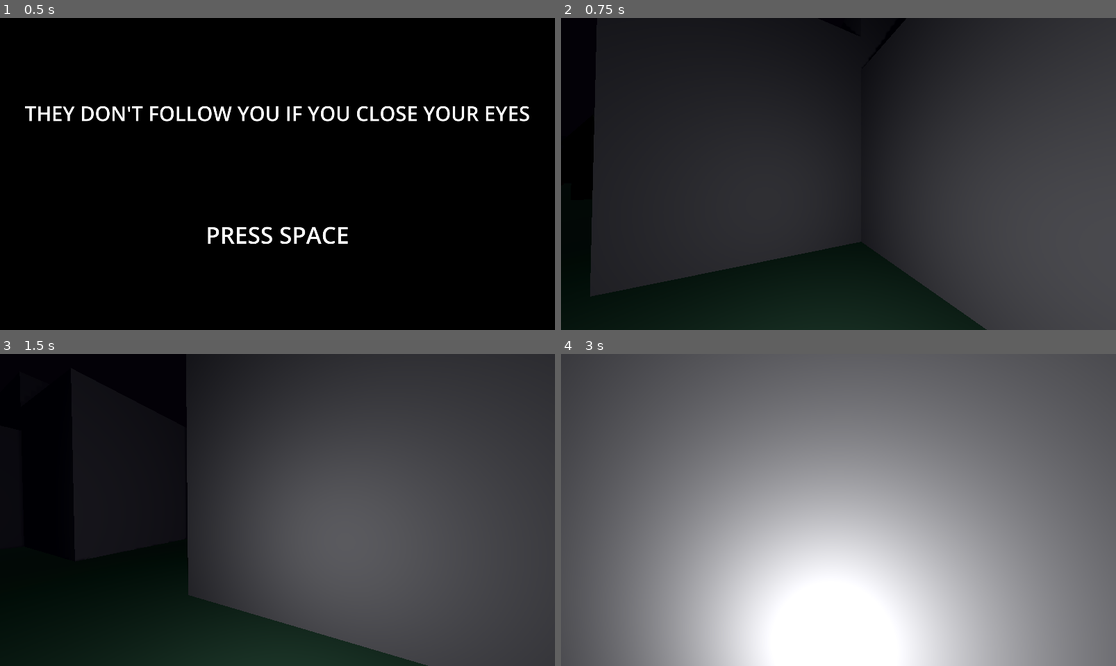
Above: before the commit, frames 1-4 (two rows, left to right).
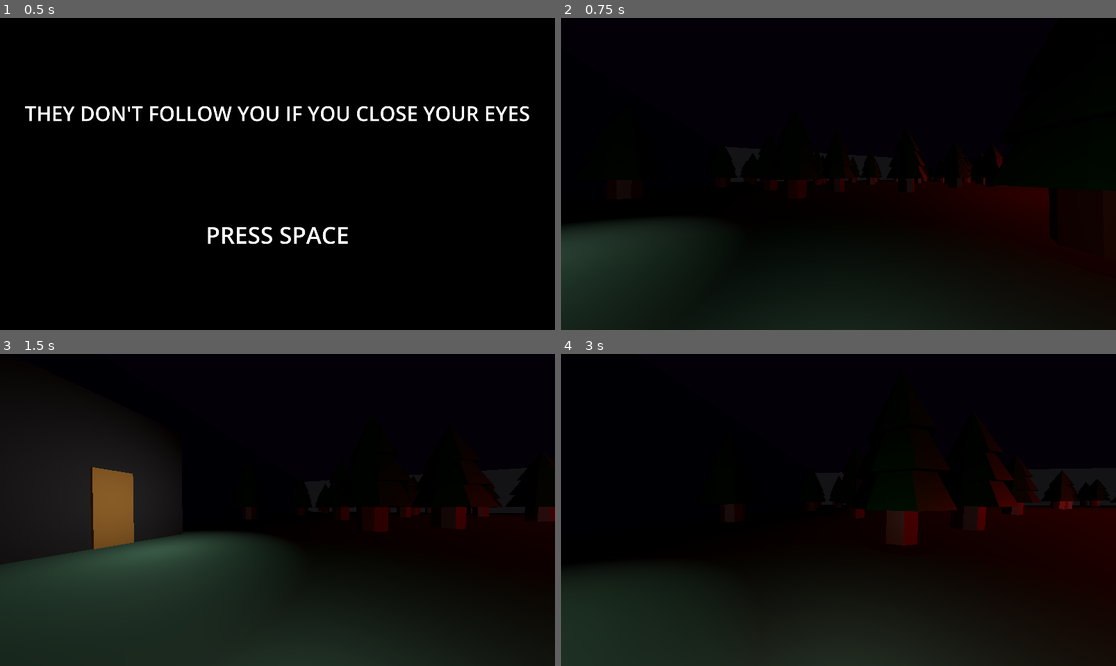
Above: after the commit, the same moments.

Repository: christian-suar/eyes-unseen
Game: Godot game, scene res://scenes/Game.tscn
Two runs of this game, one before a commit and one after it. Both use one fixed random seed, a clock stepped at 60 frames per second and the inputs below. Before the commit the project starts from res://scenes/Area1.tscn. The engine's default icon, where the game draws it, is replaced by a stand-in: a white triangle on a blue panel in a dark square.
Inputs (mouse positions are in pixels of both pictures, inside the frame that each line leads up to):
- Up to frame 1 (0.5 s): no input
- Up to frame 2 (0.75 s): tap Space (jump) at 0.5 s; move the mouse to (866, 174) at 0.52 s; hold W (move_forward) from 0.53 s (still down); tap E (Interact) at 0.6 s
- Up to frame 3 (1.5 s): keep holding W (move_forward); tap Space (jump) at 0.77, 1.25 s; move the mouse to (249, 510) at 1.27 s; tap E (Interact) at 1.35 s
- Up to frame 4 (3 s): keep holding W (move_forward); tap Space (jump) at 1.52, 2.75 s; tap Enter at 2 s; move the mouse to (849, 503) at 2.02 s; click (849, 503) at 2.1 s; tap E (Interact) at 2.3 s; move the mouse to (832, 516) at 2.77 s; tap Shift (sprint) at 2.85 s

Frame 1 is identical in both runs. In frame 2, 70% of the frame differs, in the area x 0-100%, y 0-100%; in frame 3, 70%; in frame 4, 100%.

Commit message:
buttons n stuff actually cease to exist
buttons gone when click
statue gone when all buttons clicked
area gone when left
need to add enemies that rush the player

Diff:
--- a/assets/models/statue.gd
+++ b/assets/models/statue.gd
@@ -5,7 +5,7 @@
 func _process(delta):
 	$OmniLight3D.light_energy = (Globals.craze / (delta*2)) + 1
 #	$OmniLight3D.omni_range = (Globals.craze / (delta*2)) + 50
-	print(Globals.craze)
+	#print(Globals.craze)
 	if Globals.craze >= 2.55:
 		$OmniLight3D.light_energy = 2.55
 		get_tree().quit()
--- a/gds/Globals.gd
+++ b/gds/Globals.gd
@@ -18,7 +18,7 @@
 var rush = false
 
 
-var in_area_2 = false
+var in_area_2 = true
 
 var losing_it = false
 var can_see = false
--- a/gds/Interaction.gd
+++ b/gds/Interaction.gd
@@ -4,11 +4,11 @@
 func _ready():
 	add_exception($"../../..")
 func _process(delta):
-
+	var coll = get_collider()
 
 	if self.is_colliding():
+		coll = get_collider()
 
-		var coll = $".".get_collider()
 		#print(coll)
 		if coll.is_in_group("Interactable"):
 			#print("is in group")
--- a/gds/game.gd
+++ b/gds/game.gd
@@ -36,8 +36,8 @@
 # Called every frame. 'delta' is the elapsed time since the previous frame.
 func _process(_delta):
 	get_tree().call_group("EyeEnemy","update_target_location", player.global_position)
-	if Globals.area2Done:
-		var winscreen = preload("res://scenes/win_screen.tscn").instantiate()
-		get_parent().add_child(winscreen)
-		await get_tree().create_timer(1.0).timeout
-		get_tree().quit()
+	#if Globals.area2Done:
+		#var winscreen = preload("res://scenes/win_screen.tscn").instantiate()
+		#get_parent().add_child(winscreen)
+		#await get_tree().create_timer(1.0).timeout
+		#get_tree().quit()
--- a/project.godot
+++ b/project.godot
@@ -11,7 +11,7 @@
 [application]
 
 config/name="eyes-unseen"
-run/main_scene="res://scenes/Area1.tscn"
+run/main_scene="res://scenes/Game.tscn"
 config/features=PackedStringArray("4.2", "GL Compatibility")
 config/icon="res://icon.svg"
 
--- a/scenes/Area2.gd
+++ b/scenes/Area2.gd
@@ -3,11 +3,10 @@
 func _process(delta):
 	if Globals.area2Button1 and Globals.area2Button2 and Globals.area2Button3:
 		Globals.rush = true
-
-		var enemy = preload("res://scenes/enemy_1.tscn").instantiate()
-		if statue:
-			statue.queue_free()
-
-		if Globals.in_area_2 == false:
+		Globals.area2Done = true
+		#var enemy = preload("res://scenes/enemy_1.tscn").instantiate()
+		if Globals.in_area_2 == false and Globals.area2Done:
 			$"../Area1/Area1NavRegion/building1".queue_free()
 			self.queue_free()
+	if Globals.rush and is_instance_valid(statue):
+		statue.queue_free()
--- a/scenes/Area1.tscn
+++ b/scenes/Game.tscn
@@ -1,20 +1,20 @@
 [gd_scene load_steps=23 format=3 uid="uid://bbigl8dbutoa2"]
 
-[ext_resource type="Script" path="res://gds/game.gd" id="1_ska0y"]
-[ext_resource type="Script" path="res://scenes/Area1.gd" id="2_185gw"]
-[ext_resource type="MeshLibrary" uid="uid://d4jp675fh6xv4" path="res://gas2/BlendModel2.tres" id="2_gua2w"]
-[ext_resource type="PackedScene" uid="uid://dt0yh0ycitwec" path="res://scenes/statue_enemy_1.tscn" id="2_yqd2f"]
-[ext_resource type="PackedScene" uid="uid://dsc5tl8ld5xyo" path="res://scenes/building_1.tscn" id="3_8cyt7"]
-[ext_resource type="PackedScene" uid="uid://doxlf84fpy8ko" path="res://scenes/temp_player.tscn" id="4_vtth7"]
-[ext_resource type="PackedScene" uid="uid://c8fd6mxpxsr8u" path="res://scenes/enemy_1.tscn" id="5_fq4h4"]
-[ext_resource type="Script" path="res://scenes/Area2.gd" id="5_git62"]
-[ext_resource type="PackedScene" uid="uid://d2op6tg68by3e" path="res://scenes/building_2.tscn" id="5_wpv3w"]
-[ext_resource type="PackedScene" uid="uid://dxrbnj85tg60e" path="res://scenes/button1.tscn" id="6_acrob"]
-[ext_resource type="Script" path="res://scenes/button1.gd" id="8_1u2jw"]
-[ext_resource type="PackedScene" uid="uid://in773k2ihjby" path="res://scenes/intro.tscn" id="8_8opor"]
-[ext_resource type="Script" path="res://scenes/button2.gd" id="9_6shv2"]
-[ext_resource type="Script" path="res://scenes/button3.gd" id="10_b74gt"]
-[ext_resource type="PackedScene" uid="uid://c8fi8tbqvl6t8" path="res://scenes/doom.tscn" id="10_scys2"]
+[ext_resource type="Script" path="res://gds/game.gd" id="1_xk7qe"]
+[ext_resource type="Script" path="res://scenes/Area1.gd" id="2_fi1jy"]
+[ext_resource type="PackedScene" uid="uid://dsc5tl8ld5xyo" path="res://scenes/building_1.tscn" id="3_mqlnk"]
+[ext_resource type="MeshLibrary" uid="uid://d4jp675fh6xv4" path="res://gas2/BlendModel2.tres" id="4_xml0p"]
+[ext_resource type="Script" path="res://scenes/Area2.gd" id="5_wkxjj"]
+[ext_resource type="PackedScene" uid="uid://dt0yh0ycitwec" path="res://scenes/statue_enemy_1.tscn" id="6_b5546"]
+[ext_resource type="PackedScene" uid="uid://d2op6tg68by3e" path="res://scenes/building_2.tscn" id="7_iaygp"]
+[ext_resource type="PackedScene" uid="uid://dxrbnj85tg60e" path="res://scenes/button1.tscn" id="8_6gt2b"]
+[ext_resource type="Script" path="res://scenes/button1.gd" id="9_m8lug"]
+[ext_resource type="Script" path="res://scenes/button2.gd" id="10_00tc5"]
+[ext_resource type="Script" path="res://scenes/button3.gd" id="11_01sfw"]
+[ext_resource type="PackedScene" uid="uid://doxlf84fpy8ko" path="res://scenes/temp_player.tscn" id="12_k31i3"]
+[ext_resource type="PackedScene" uid="uid://c8fd6mxpxsr8u" path="res://scenes/enemy_1.tscn" id="13_5s01o"]
+[ext_resource type="PackedScene" uid="uid://in773k2ihjby" path="res://scenes/intro.tscn" id="14_b071v"]
+[ext_resource type="PackedScene" uid="uid://c8fi8tbqvl6t8" path="res://scenes/doom.tscn" id="15_ago0o"]
 
 [sub_resource type="NavigationMesh" id="NavigationMesh_iia8s"]
 vertices = PackedVector3Array(-52, 0.536461, 50.5, -51, 0.536461, 50.5, -50.75, 0.536461, -50.25, -52, 0.536461, -50.5, …(63453 unchanged characters)…
@@ -241,14 +241,13 @@
 [node name="WorldEnvironment" type="WorldEnvironment" parent="."]
 environment = SubResource("Environment_skmeg")
 
-[node name="TempPlayer" parent="." instance=ExtResource("4_vtth7")]
-transform = Transform3D(1, 0, 0, 0, 1, 0, 0, 0, 1, 3.8, 1.05115, 4.42566)
-
-[node name="Enemy1" parent="." instance=ExtResource("5_fq4h4")]
+[node name="TempPlayer" parent="." instance=ExtResource("12_k31i3")]
+transform = Transform3D(1, 0, 0, 0, 1, 0, 0, 0, 1, 80.1, 1.05115, 4.42566)
+
+[node name="Enemy1" parent="." instance=ExtResource("13_5s01o")]
 transform = Transform3D(1, 0, 0, 0, 1, 0, 0, 0, 1, -27.3441, 0.052853, -29.513)
 
 [node name="DirectionalLight3D" type="DirectionalLight3D" parent="."]
-transform = Transform3D(-0.866025, -0.433013, 0.25, 0, 0.5, 0.866025, -0.5, 0.75, -0.433013, 0, 0, 0)
 light_energy = 0.02
 shadow_opacity = 0.75
 directional_shadow_mode = 1
--- a/scenes/button1.gd
+++ b/scenes/button1.gd
@@ -1,6 +1,9 @@
 extends Node3D
 
 func interact():
-	print("intereacted withasfddsffdsaasdafds !!!!!!!!!!!!!!!!!1111")
+	print("buttpon 1 ")
 	Globals.area2Button1 = true
-	self.queue_free()
+	if is_instance_valid($"."):
+		queue_free()
+	else:
+		print("yeah im the problem ")
--- a/scenes/button1.tscn
+++ b/scenes/button1.tscn
@@ -5,19 +5,19 @@
 [sub_resource type="StandardMaterial3D" id="StandardMaterial3D_cfdsa"]
 albedo_color = Color(0.960784, 0.454902, 0.176471, 1)
 
-[node name="button1" type="Node3D"]
+[node name="button1" type="Node3D" groups=["Interactable"]]
 script = ExtResource("1_q6wup")
 
 [node name="CSGCylinder3D" type="CSGCylinder3D" parent="." groups=["Interactable"]]
 use_collision = true
 
-[node name="CSGBox3D" type="CSGBox3D" parent="CSGCylinder3D"]
+[node name="CSGBox3D" type="CSGBox3D" parent="CSGCylinder3D" groups=["Interactable"]]
 transform = Transform3D(1, 0, 0, 0, 1, 0, 0, 0, 1, 0, 0.976019, 0)
 cast_shadow = 0
 size = Vector3(0.5, 0.5, 0.5)
 material = SubResource("StandardMaterial3D_cfdsa")
 
-[node name="SpotLight3D" type="SpotLight3D" parent="."]
+[node name="SpotLight3D" type="SpotLight3D" parent="." groups=["Interactable"]]
 transform = Transform3D(1, 0, 0, 0, -0.00146608, 0.999999, 0, -0.999999, -0.00146608, 0, 6.98082, 0)
 light_energy = 4.0
 light_indirect_energy = 2.0
--- a/scenes/button2.gd
+++ b/scenes/button2.gd
@@ -2,6 +2,9 @@
 
 
 func interact():
-	print("intereacted withasfddsffdsaasdafds !!!!!!!!!!!!!!!!!1111")
+	print("button 2")
 	Globals.area2Button2 = true
-	self.queue_free()
+	if is_instance_valid($"."):
+		queue_free()
+	else:
+		print("yeah im the problem ")
--- a/scenes/button3.gd
+++ b/scenes/button3.gd
@@ -2,6 +2,9 @@
 
 
 func interact():
-	print("intereacted withasfddsffdsaasdafds !!!!!!!!!!!!!!!!!1111")
+	print("button 3")
 	Globals.area2Button3 = true
-	self.queue_free()
+	if is_instance_valid($"."):
+		queue_free()
+	else:
+		print("yeah im the problem ")
Not shown: 2 places in gas2/BlendModel2.tres that only renumber resources
Not shown: 6 places in scenes/Game.tscn that only renumber resources
